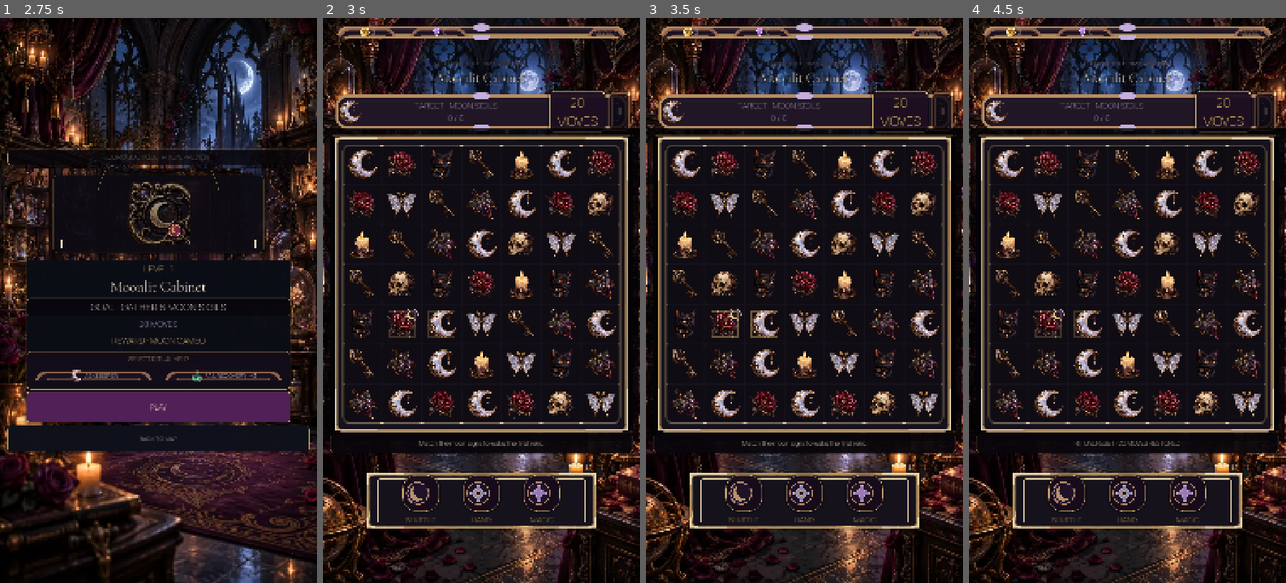
Above: before the commit, frames 1-4 (left to right).
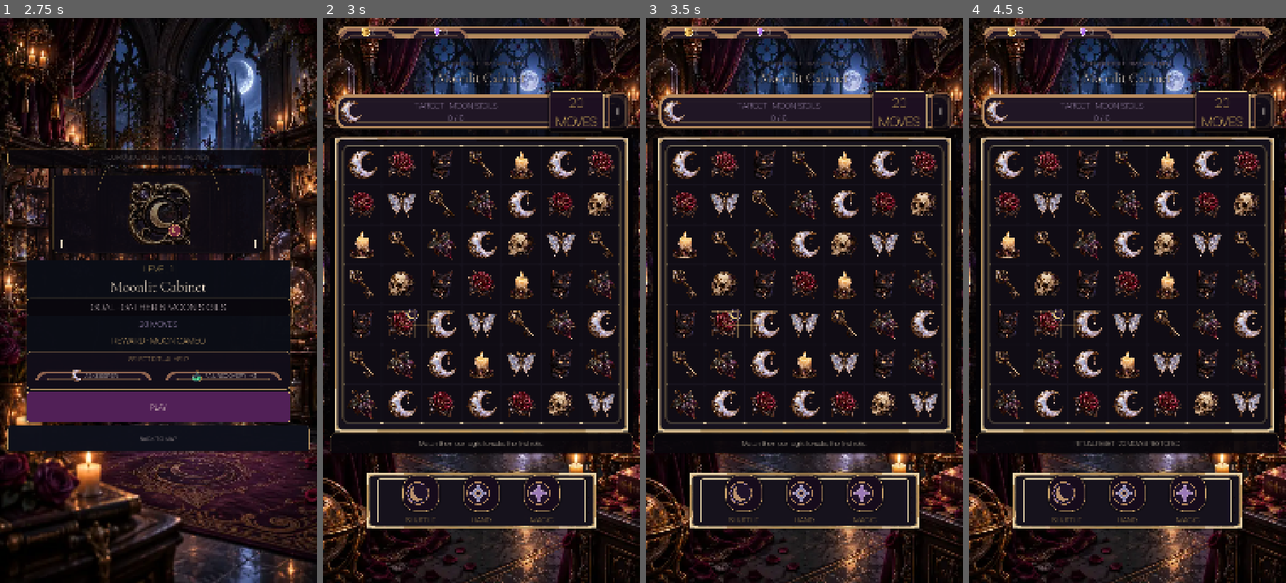
Above: after the commit, the same moments.

Repository: Jay-prodesign/akilta-match3
Game: Godot game, scene res://src/app/app_bootstrap.tscn
Two runs of this game, one before a commit and one after it. Both use one fixed random seed, a clock stepped at 60 frames per second and the inputs below.
Inputs:
- Up to frame 1 (2.75 s): click "ENTER THE HOUSE" at 0.5 s; click "PLAY LEVEL 1" at 1.25 s; click "1" at 2 s
- Up to frame 2 (3 s): click "PLAY" at 2.75 s
- Up to frame 3 (3.5 s): no input
- Up to frame 4 (4.5 s): click "Ⅱ" at 3.5 s; click "RESTART LEVEL" at 4.25 s

Frame 1 is identical in both runs. In frame 2, 7.3% of the frame differs, in the area x 2-98%, y 0-77%; in frame 3, 7.3%; in frame 4, 7.3%.

Commit message:
Use quiet chrome for gameplay shells

Diff:
--- a/src/ui/theme/production_chrome.gd
+++ b/src/ui/theme/production_chrome.gd
@@ -194,7 +194,7 @@
 
 static func gameplay_shell() -> StyleBoxTexture:
 	if _gameplay_shell == null:
-		_gameplay_shell = _style(6.0, 48.0)
+		_gameplay_shell = _style(8.0, 52.0, QUIET_PANEL_PATH)
 	return _gameplay_shell
 
 static func apply_gameplay_shell(panel: Control, kind: String) -> bool:
@@ -204,7 +204,7 @@
 	if style == null:
 		return false
 	panel.add_theme_stylebox_override("panel", style)
-	panel.set_meta("production_chrome_asset", PRIMARY_PANEL_PATH)
+	panel.set_meta("production_chrome_asset", QUIET_PANEL_PATH)
 	panel.set_meta("production_chrome_kind", "gameplay_" + kind)
 	return true
 
